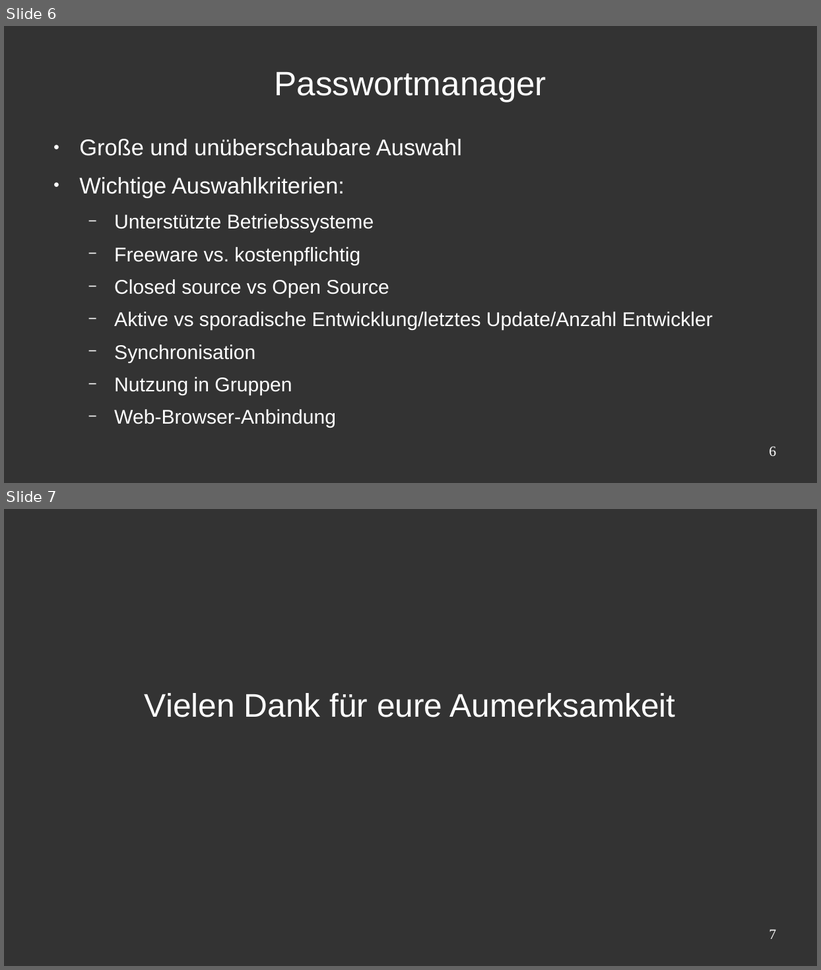
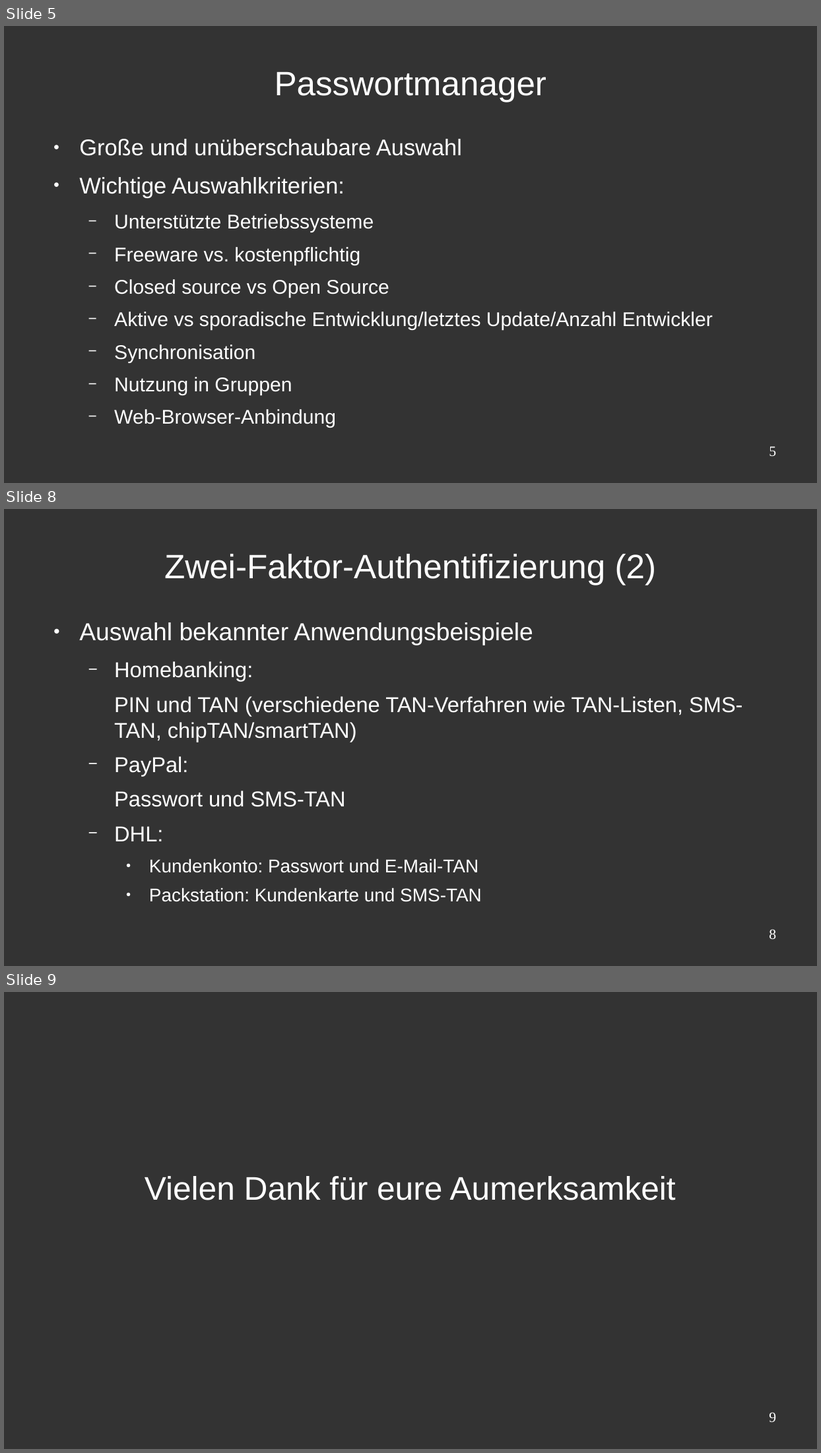
Before and after one commit to CTreffOS/Vortraege, a slide deck: Netsurvival - Ein moderner Ueberlebensguide/vortrag_teil_pvoigt.odp. Shown one above the other, each under a label of ours: slides 6 and 7 before the commit, slides 5, 8 and 9 after it; the slides between them are not shown. The pictures are 821x970 and 821x1453 pixels, drawn with LibreOffice and Linux fonts; fonts in the diff are those of the drawing; background and template pictures are left out. Boxes give left, top, right and bottom in pixels: in the first picture for what was removed or moved away, otherwise in the second. Text is boxed around its words. In the diff, an @@ line names an element or a change of style, - is before the commit and + after.

```diff
--- a/Netsurvival - Ein moderner Ueberlebensguide/vortrag_teil_pvoigt.odp
+++ b/Netsurvival - Ein moderner Ueberlebensguide/vortrag_teil_pvoigt.odp
@@ slide 8 added at (4,509,817,966), background #333333 @@
@@ title added at (164,554,657,586), 33 pt, text #FFFFFF @@
+Zwei-Faktor-Authentifizierung (2)
@@ text added at (79,623,743,902), 21 pt, text #FFFFFF @@
+● Auswahl bekannter Anwendungsbeispiele
+  − Homebanking:
+  PIN und TAN (verschiedene TAN-Verfahren wie TAN-Listen, SMS-TAN, chipTAN/smartTAN)
+  − PayPal:
+  Passwort und SMS-TAN
+  − DHL:
+    ● Kundenkonto: Passwort und E-Mail-TAN
+    ● Packstation: Kundenkarte und SMS-TAN
@@ page number added at (769,929,776,940), 14 pt, text #FFFFFF @@
+8
@@ what was slide 6 is now slide 5 @@
@@ page number at (769,446,776,456): text changed @@
-6
+5
@@ what was slide 7 is now slide 9 @@
@@ page number at (769,1412,776,1422): text changed @@
-7
+9
```
Also in this commit, not shown: 3 slides changed, 2 other slides added, 1 slide removed, 1 other file.
